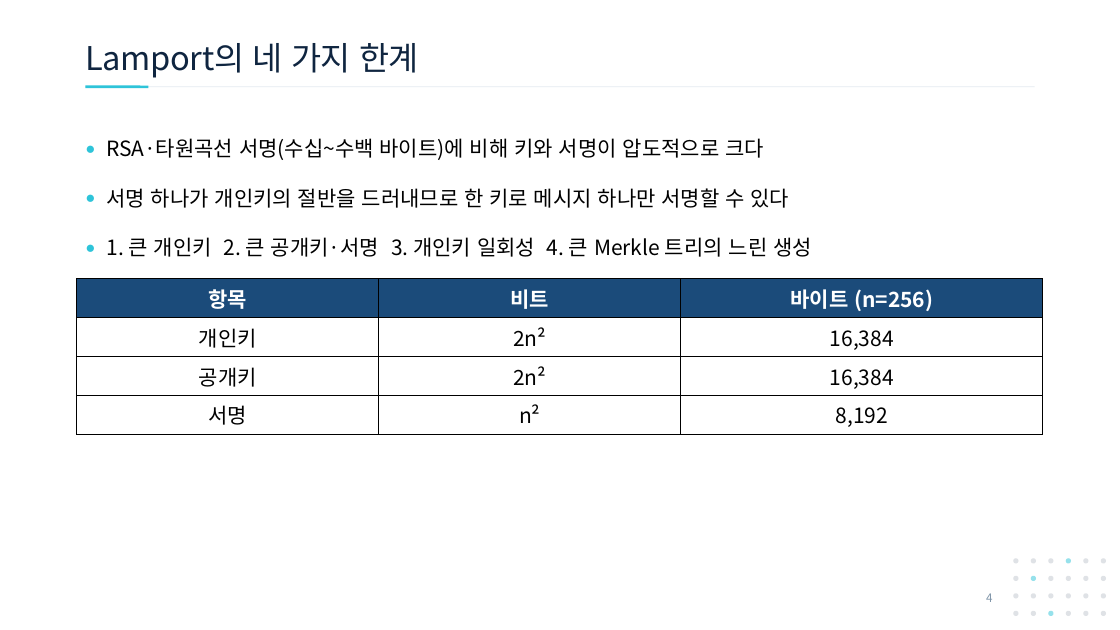
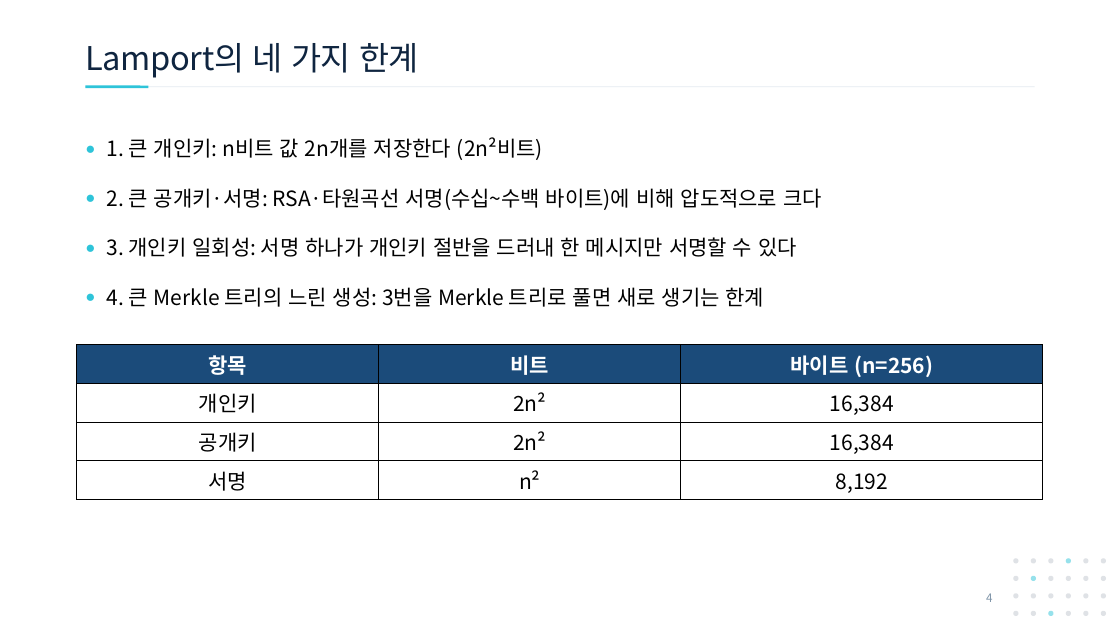
Before and after one commit to giyuubin/PQC, a slide deck: slide 4 of presentation/1001_16-17_Winternitz-Merkle-LMS.pptx. Drawn at 1120x630 pixels with LibreOffice and Linux fonts; fonts in the diff are those of the drawing. Boxes give left, top, right and bottom in pixels: in the first picture for what was removed or moved away, otherwise in the second. Text is boxed around its words. In the diff, an @@ line names an element or a change of style, - is before the commit and + after.

```diff
--- a/presentation/1001_16-17_Winternitz-Merkle-LMS.pptx
+++ b/presentation/1001_16-17_Winternitz-Merkle-LMS.pptx
@@ text at (106,137,822,307): text changed @@
-● RSA·타원곡선 서명(수십~수백 바이트)에 비해 키와 서명이 압도적으로 크다
-● 서명 하나가 개인키의 절반을 드러내므로 한 키로 메시지 하나만 서명할 수 있다
-● 1. 큰 개인키 2. 큰 공개키·서명 3. 개인키 일회성 4. 큰 Merkle 트리의 느린 생성
+● 1. 큰 개인키: n비트 값 2n개를 저장한다 (2n²비트)
+● 2. 큰 공개키·서명: RSA·타원곡선 서명(수십~수백 바이트)에 비해 압도적으로 크다
+● 3. 개인키 일회성: 서명 하나가 개인키 절반을 드러내 한 메시지만 서명할 수 있다
+● 4. 큰 Merkle 트리의 느린 생성: 3번을 Merkle 트리로 풀면 새로 생기는 한계
@@ table: place and size @@
-table at (77,279,1043,431)
+table at (77,344,1043,497)
```
Also in this commit, not shown: 8 other slides changed.
